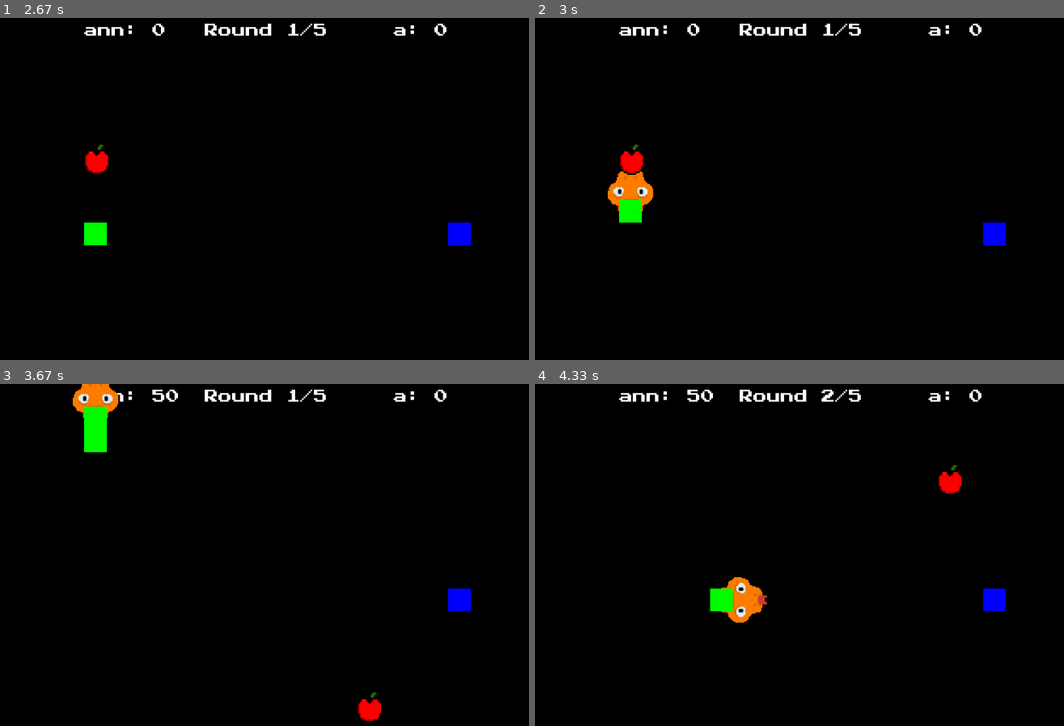
Above: before the commit, frames 1-4 (two rows, left to right).
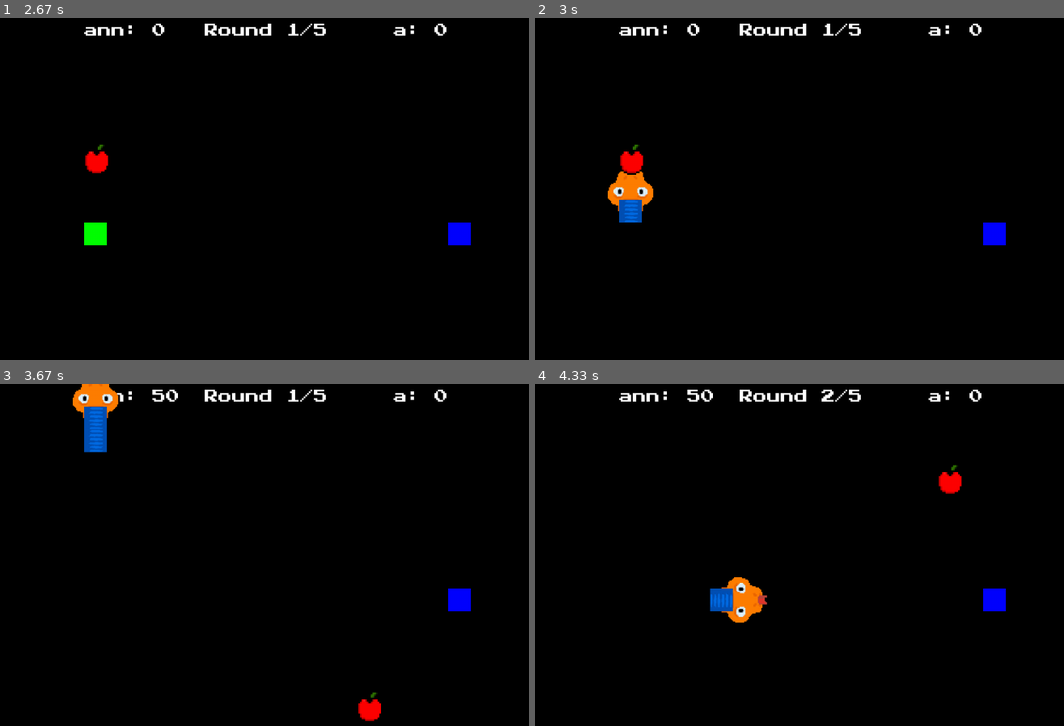
Above: after the commit, the same moments.

Repository: Rainbowmindd/PyGame-Snake
Game: pygame game, started from main.py
Two runs of this game, one before a commit and one after it. Both use one fixed random seed, a clock stepped at 60 frames per second and the inputs below.
Inputs:
- Up to frame 1 (2.67 s): type "an" at 0.33 s; type "n" at 0.73 s; tap Enter at 0.97, 1.53, 2.37 s; type "a" at 1.23 s
- Up to frame 2 (3 s): hold Up from 2.77 s (still down)
- Up to frame 3 (3.67 s): release Up at 3.23 s
- Up to frame 4 (4.33 s): hold Right from 3.9 s (still down)

Frame 1 is identical in both runs. In frame 2, 0.3% of the frame differs, in the area x 15-21%, y 53-60%; in frame 3, 0.6%, in the area x 15-21%, y 6-21%; in frame 4, 0.3%.

Commit message:
Added snake body

Diff:
--- a/game.py
+++ b/game.py
@@ -56,14 +56,14 @@
             pygame.K_DOWN: DOWN,
             pygame.K_LEFT: LEFT,
             pygame.K_RIGHT: RIGHT
-        }, self.player1_name,'assets/sprites/snake_sprite/orange_snake')
+        }, self.player1_name,'assets/sprites/snake_sprite/orange_snake','assets/sprites/snake_sprite/blue_snake')
 
         self.snake2 = Snake(BLUE, ((3*self.GRID_WIDTH//4)*self.GRID_SIZE, (self.GRID_HEIGHT//2)*self.GRID_SIZE), {
             pygame.K_w: UP,
             pygame.K_s: DOWN,
             pygame.K_a: LEFT,
             pygame.K_d: RIGHT
-        }, self.player2_name ,'assets/sprites/snake_sprite/blue_snake')
+        }, self.player2_name ,'assets/sprites/snake_sprite/blue_snake','assets/sprites/snake_sprite/blue_snake')
 
         self.snake1.width = self.WIDTH
         self.snake1.height = self.HEIGHT
--- a/snake.py
+++ b/snake.py
@@ -3,7 +3,7 @@
 import os
 
 class Snake:
-    def __init__(self, color, start_pos, controls, player_name, head_sprites_folder):
+    def __init__(self, color, start_pos, controls, player_name, head_sprites_folder,body_sprite_folder):
         self.body = [start_pos]
         self.direction = None
         self.grow = False
@@ -22,10 +22,24 @@
                 sprite_path = os.path.join(head_sprites_folder, f'head_{direction}40.png')
                 sprite = pygame.image.load(sprite_path).convert_alpha()
                 scaled_size = int(GRID_SIZE * 2)
-                sprite = pygame.transform.scale(sprite, (scaled_size, scaled_size))
+                sprite = pygame.transform.scale(sprite, (80,80))
                 self.head_sprites[direction] = sprite
             except Exception as e:
                 print(f"Error loading {direction} head sprite: {e}")
+        try:
+            body_front_path = os.path.join(body_sprite_folder, 'body_front.png')
+            self.body_front_sprite = pygame.image.load(body_front_path).convert_alpha()
+            self.body_front_sprite = pygame.transform.scale(self.body_front_sprite, (40, 40))
+        except Exception as e:
+            print(f"Error loading body front sprite: {e}")
+
+        try:
+            body_side_path = os.path.join(body_sprite_folder, 'body_side.png')
+            self.body_side_sprite = pygame.image.load(body_side_path).convert_alpha()
+            self.body_side_sprite = pygame.transform.scale(self.body_side_sprite, (40, 40))
+        except Exception as e:
+            print(f"Error loading body side sprite: {e}")
+
 
     def reset(self, start_pos):
         self.body = [start_pos]
@@ -103,4 +117,13 @@
                 else:
                     pygame.draw.rect(display, self.color, (segment[0], segment[1], GRID_SIZE, GRID_SIZE))
             else:
-                pygame.draw.rect(display, self.color, (segment[0], segment[1], GRID_SIZE, GRID_SIZE))
+                if self.direction in [(0, -GRID_SIZE), (0, GRID_SIZE)]:
+                    body_sprite = self.body_front_sprite
+                elif self.direction in [(-GRID_SIZE, 0), (GRID_SIZE, 0)]:
+                    body_sprite = self.body_side_sprite
+                else:
+                    body_sprite = None
+                if body_sprite:
+                    display.blit(body_sprite, (segment[0], segment[1]))
+                else:
+                    pygame.draw.rect(display, self.color, (segment[0], segment[1], GRID_SIZE, GRID_SIZE))
Binary file added: assets/sprites/snake_sprite/blue_snake/body_front.png
Binary file added: assets/sprites/snake_sprite/blue_snake/body_side.png
